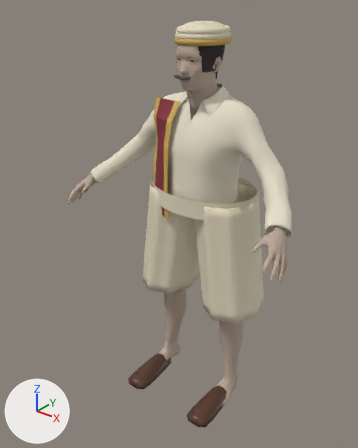
A saved change to the Blender file WorkingAssets/NPCs/street_residents/landowner/landowner.blend.
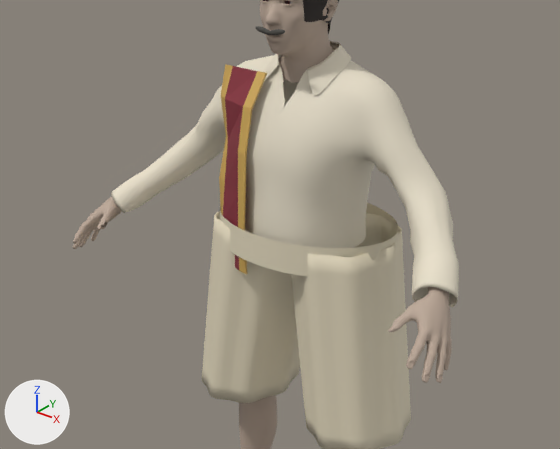
Each version is shown whole from a 50 mm camera at (1.143, -1.6, 1.781) aimed at (-0.049, -0.111, 0.858), then close up on the part from 7% to 98% of the width and 13% to 72% of the height. Lighting does not change. The marker at lower left points along +X, +Y and +Z. The last two pictures show the newer version.

The older version as bpy lines, for what is in view:
```python
me_base_001 = bpy.data.meshes.new('base.001')
me_base_001.from_pydata(...)  # 10487 vertices, 10376 faces; spans x -0.53..0.53, y -0.34..0.06, z 0.0..1.64
me_base_001.polygons.foreach_set('use_smooth', [True] * 10376)
me_base_001.materials.append(mat_warm_brown_skin___mpfb_core)  # its picture is missing
me_street_folded_dhoti_l = bpy.data.meshes.new('Street folded dhoti l')
me_street_folded_dhoti_l.from_pydata(...)  # 624 vertices, 576 faces; spans x -0.013..0.309, y -0.16..0.146, z 0.49..1.0
me_street_folded_dhoti_l.polygons.foreach_set('use_smooth', [True] * 576)
me_street_folded_dhoti_l.materials.append(mat_fine_cream_woven_cotton)  # beige #e5dabf
me_street_folded_dhoti_r = bpy.data.meshes.new('Street folded dhoti r')
me_street_folded_dhoti_r.from_pydata(...)  # 624 vertices, 576 faces; spans x -0.309..0.013, y -0.16..0.146, z 0.49..1.0
me_street_folded_dhoti_r.polygons.foreach_set('use_smooth', [True] * 576)
me_street_folded_dhoti_r.materials.append(mat_fine_cream_woven_cotton)  # beige #e5dabf
ob_street_folded_dhoti_l = bpy.data.objects.new('Street folded dhoti l', me_street_folded_dhoti_l)
ob_street_folded_dhoti_l.location = (0.0, 0.0, 0.0)
_m = ob_street_folded_dhoti_l.modifiers.new('Folded cloth edge', 'SOLIDIFY')
_m.thickness = 0.004
ob_street_folded_dhoti_r = bpy.data.objects.new('Street folded dhoti r', me_street_folded_dhoti_r)
ob_street_folded_dhoti_r.location = (0.0, 0.0, 0.0)
_m = ob_street_folded_dhoti_r.modifiers.new('Folded cloth edge', 'SOLIDIFY')
_m.thickness = 0.004
ob_village_farmer_makehuman_body = bpy.data.objects.new('village_farmer_MakeHuman_body', me_base_001)
ob_village_farmer_makehuman_body.location = (0.0, 0.0, 0.0)
# also in view: 'Street dhoti waist fold' at (0.0, -0.007, 0.98); 'Fitted cotton upper base' at (0.005, -0.065, 1.209); 'Bordered shoulder shawl' at (-0.124, -0.126, 1.135)
```
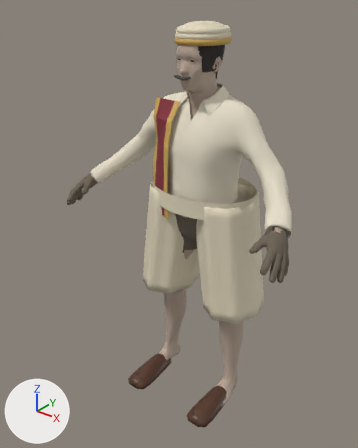
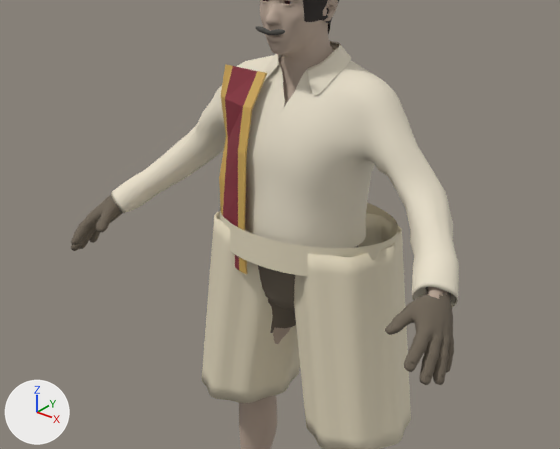
Scene script edits in JSON lines:
```json
{"op": "add", "block": "mat_street_opaque_cotton_foundation", "code": ["mat_street_opaque_cotton_foundation = principled_material('Street opaque cotton foundation')", "mat_street_opaque_cotton_foundation.base_color = (0.16, 0.13, 0.095)  # brown #6f6557", "mat_street_opaque_cotton_foundation.roughness = 0.95"]}
{"block": "me_base_001", "where": "# used by ob_village_farmer_makehuman_body; location = (0.0, 0.0, 0.0)"}
{"op": "remove", "block": "me_base_001", "code": "me_base_001.from_pydata(...)  # 10487 vertices, 10376 faces; spans x -0.53..0.53, y -0.34..0.06, z 0.0..1.64"}
{"op": "add", "block": "me_base_001", "code": "me_base_001.from_pydata(...)  # 13380 vertices, 13378 faces; spans x -0.53..0.53, y -0.34..0.1, z 0.0..1.64"}
{"block": "me_base_001", "change": "me_base_001 part 1: 8 vertices moved within x -0.52..0.42, y -0.29..-0.27, z 0.91..0.98; 2893 vertices added at x -0.42..0.42, y -0.31..0.1, z 0.49..1.36"}
{"op": "add", "block": "me_separate_opaque_fitted_foundation", "code": ["me_separate_opaque_fitted_foundation = bpy.data.meshes.new('Separate opaque fitted foundation')", "me_separate_opaque_fitted_foundation.from_pydata(...)  # 4035 vertices, 3954 faces; spans x -0.534..0.534, y -0.347..0.108, z 0.702..1.028", "me_separate_opaque_fitted_foundation.polygons.foreach_set('use_smooth', [True] * 3954)", "me_separate_opaque_fitted_foundation.materials.append(mat_street_opaque_cotton_foundation)  # brown #6f6557"]}
{"op": "add", "block": "ob_street_opaque_foundation", "code": ["ob_street_opaque_foundation = bpy.data.objects.new('Street opaque foundation', me_separate_opaque_fitted_foundation)", "ob_street_opaque_foundation.location = (0.0, 0.0, 0.0)"]}
```

Location of each change, (x1, y1, x2, y2) in pixels of the close-ups (560 x 449 px):
```json
{"object": "village_farmer_MakeHuman_body", "change": "reshaped", "before": [72, 0, 452, 449], "after": [239, 0, 447, 449]}
{"object": "Street opaque foundation", "change": "added", "after": [71, 195, 454, 385]}
{"part": 1, "of": "me_base_001", "change": "built on", "before": [100, 222, 396, 325], "after": [273, 79, 298, 344]}
```
